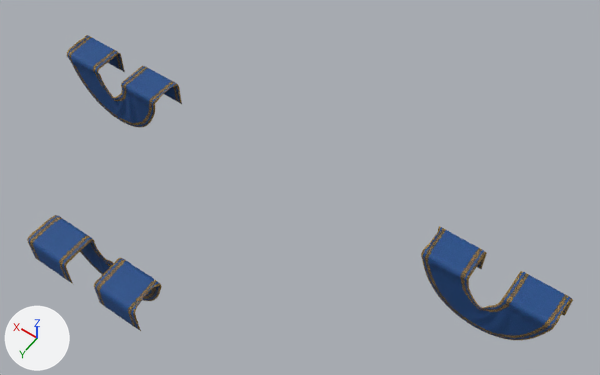
Two versions of the FBX model Chroma/Chroma/resources/lookdev/Sponza/sponza_cloth_red.fbx, one commit apart.
Both versions are drawn from a 50 mm camera at (-8.37, 8.29, 20.55) aimed at (-1.37, -1.5, 5.16). Every picture has the same lights, and +X, +Y and +Z are marked at lower left. Where no turn or scale is listed for an object, it has been applied to the vertices.

Script lines for the objects in view, before the commit:
```python
me_mesh = bpy.data.meshes.new('Mesh')
me_mesh.from_pydata(...)  # 8262 vertices, 8268 faces; spans x -7.84..6.52, y -2.52..3.25, z 3.39..5.21
me_mesh.materials.append(mat_bluedrape)  # picture img_sponza_fabric_blue_diff_png
ob_sponza_drape_blue = bpy.data.objects.new('sponza_drape_blue', me_mesh)
ob_sponza_drape_blue.location = (0.0, 0.0, 0.0)
```
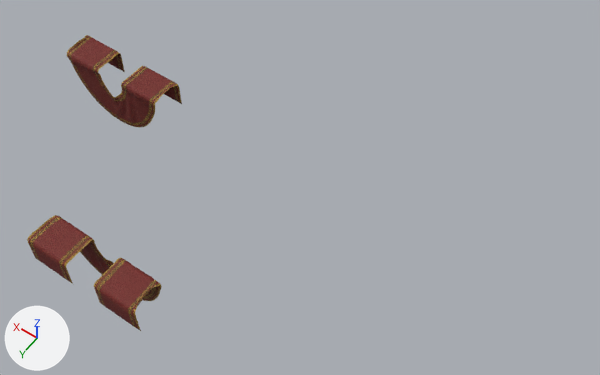
The newer file is also turned or shifted as a whole; pictures and numbers use the older file's frame.

Location of each change, [x1, y1, x2, y2] in pixels of the pictures (600 x 375 px):
'sponza_drape_blue', reshaped (71% narrower): before [27, 35, 573, 340]; after [27, 35, 182, 331]
part 1 of me_mesh, deleted (blue): before [421, 226, 573, 340]
part 2 of me_mesh, recoloured (blue to brown): [27, 35, 182, 330] in both

Edits to the bpy script that builds the scene:
```text
Add img_sponza_fabric_diff_png:
    img_sponza_fabric_diff_png = load_image('sponza_fabric_diff.png', 'textures/sponza_fabric_diff.png', 1024, 1024, 'sRGB')
Add mat_drape_red:
    mat_drape_red = principled_material('drape_red')
    mat_drape_red.texture = img_sponza_fabric_diff_png
    mat_drape_red.roughness = 0.749
Change me_mesh:
    used by ob_sponza_drape_blue; location = (0.0, 0.0, 0.0)
    remove me_mesh.from_pydata(...)  # 8262 vertices, 8268 faces; spans x -7.84..6.52, y -2.52..3.25, z 3.39..5.21
    add me_mesh.from_pydata(...)  # 5508 vertices, 5512 faces; spans x -0.5..6.52, y -2.52..3.25, z 3.39..5.21
    me_mesh part 1: the loose piece of 2754 vertices spanning x -7.84..-4.54, y -2.52..-1.57, z 3.39..5.21 is deleted
    me_mesh part 2: 5512 faces spanning x -0.5..6.52, y -2.52..3.25, z 3.39..5.21 switch from mat_bluedrape (picture img_sponza_fabric_blue_diff_png) to mat_drape_red (picture img_sponza_fabric_diff_png)
```
